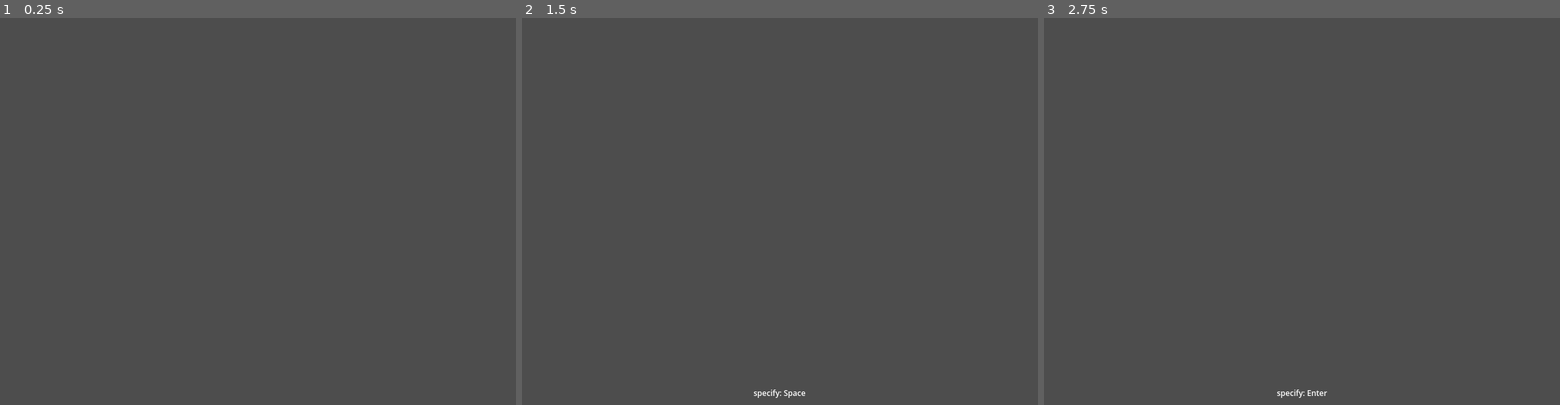
Above: before the commit, frames 1-3 (left to right).
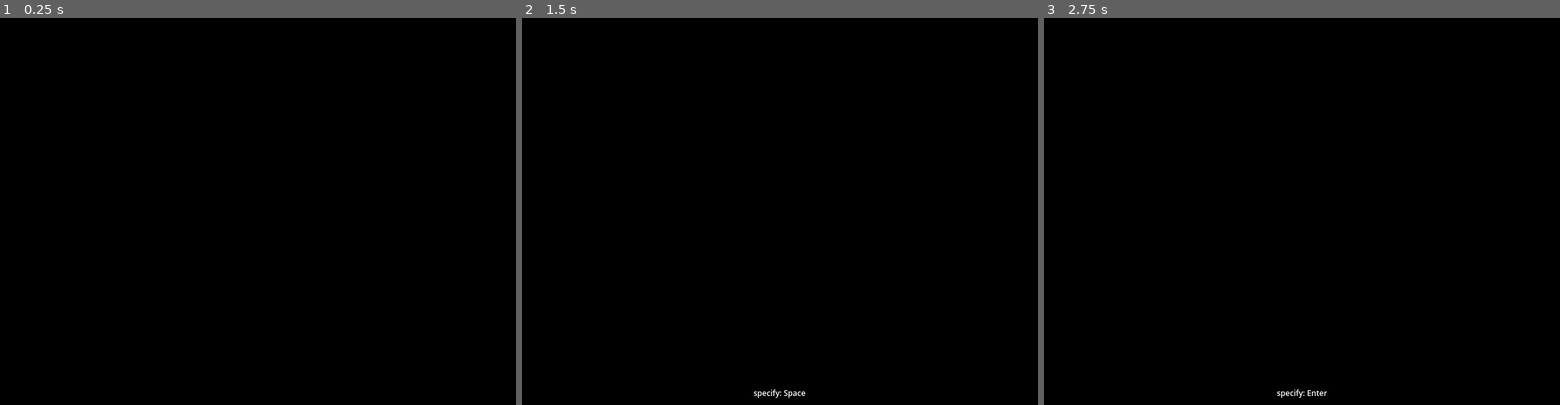
Above: after the commit, the same moments.

Repository: toteki/ngn
Game: Godot game, scene res://Canon/Root/root.tscn
Same seed, same stepped clock (60 frames per second), same inputs: the game is played once before the commit and once after it. Before the commit the project starts from res://Canon/root.tscn.
Inputs:
- Up to frame 1 (0.25 s): no input
- Up to frame 2 (1.5 s): tap Enter at 0.5 s; tap Space at 1.25 s
- Up to frame 3 (2.75 s): tap Enter at 2 s

The runs differ from the first frame. In frame 1, 100% of the frame differs, in the area x 0-100%, y 0-100%; in frame 2, 100%; in frame 3, 100%.

Commit message:
Reorganize

Diff:
--- a/Canon/Formal/jabberwocky.gd
+++ /dev/null
@@ -1,35 +0,0 @@
-extends Label
-
-# On Creation
-
-func _ready() -> void:
-	text = "" # Hide
-	God.jabber.connect(jabber) # Listen
-	God.orient.connect(orient)
-	God.quantify.connect(quantify)
-	God.specify.connect(specify)
-
-# Main Workings
-
-func speak(s:String) -> void:
-	text = s
-	if God.decisions.jabberwockyDev:
-		print(s)
-
-# Individual Signal Listeners  (If you want to log them)
-
-func jabber(detail:int, txt:String) -> void:
-	if detail <= God.decisions.jabberwockyDetail:
-		speak(txt)
-
-func orient(arrow:String) -> void:
-	if God.decisions.jabberwockyDetail >= God.decisions.jabberwockyOrientDetail:
-		speak("orient: " + arrow)
-
-func specify(key:String) -> void:
-	if God.decisions.jabberwockyDetail >= God.decisions.jabberwockySpecifyDetail:
-		speak("specify: " + key)
-
-func quantify(num:int) -> void:
-	if God.decisions.jabberwockyDetail >= God.decisions.jabberwockyOrientDetail:
-		speak("quantify: " + str(num))
--- /dev/null
+++ b/Canon/God/decisions.gd
@@ -0,0 +1,15 @@
+class_name Decisions extends Node
+
+# Settings object. Use the one stored in God.decisions
+
+# Range 0-9, with 9 being mute. How concise is the main log?
+var jabberwockyFilter:int = 3
+
+# Toggle. Do logs also go to console?
+var jabberwockyDev:bool = true
+
+# How important does jabberwocky think each of these signals is?
+var jabberwockyLvInput:int = 2
+var jabberwockyLvOrient:int = 3
+var jabberwockyLvQuantify:int = 3
+var jabberwockyLvSpecify:int = 3
--- a/Canon/Ideal/god.gd
+++ b/Canon/God/god.gd
@@ -2,14 +2,18 @@
 # God is the project's main Autoload script.
 # Project Settings > Globals > Autoload
 
-var decisions:Decisions = Decisions.new() # Load settings
+# Load settings (Desisions.gd) which can be accessed as God.Decisions
+var decisions:Decisions = Decisions.new()
 
-signal jabber(detail: int,text:String) # Log
+# Create a new log signal. Loggers (like Jabberwocky.gd) connect to this.
+signal jabber(detail: int,text:String)
 
+# Create signals for key presses. Many things might connect to these.
 signal orient(key:String) # Arrows
 signal quantify(key:int) # Numbers
 signal specify(key:String) # Special
 
+# Listen for input events from Godot and turn them into God's signals.
 func _input(event:InputEvent) -> void:
 	# Really any node can listen, but we want
 	# to make signals and filter out nonsense
--- a/Canon/Ideal/decisions.gd
+++ /dev/null
@@ -1,15 +0,0 @@
-class_name Decisions extends Node
-
-# Settings object. Use the one stored in God.decisions
-
-# Range 0-9, with 0 being mute. How talkative is the main log?
-var jabberwockyDetail:int = 7
-
-# Toggle. Do logs also go to console?
-var jabberwockyDev:bool = true
-
-# How pedantic does jebberwocky think each of these signals is?
-var jabberwockyInputDetail:int = 8
-var jabberwockyOrientDetail:int = 7
-var jabberwockyQuantifyDetail:int = 7
-var jabberwockySpecifyDetail:int = 7
--- /dev/null
+++ b/Canon/Jabberwocky/jabberwocky.gd
@@ -0,0 +1,34 @@
+extends Label
+
+func _ready() -> void:
+	text = ""
+	# As a logger, Jabberwocky listens to a lot of signal types
+	God.jabber.connect(jabber)
+	God.orient.connect(orient)
+	God.quantify.connect(quantify)
+	God.specify.connect(specify)
+
+# Main Functionality
+
+func speak(s:String) -> void:
+	text = s # Modify label text
+	if God.decisions.jabberwockyDev:
+		print(s) # Optional console output
+
+# Individual Signal Listeners
+
+func jabber(detail:int, txt:String) -> void:
+	if detail >= God.decisions.jabberwockyFilter:
+		speak(txt)
+
+func orient(arrow:String) -> void:
+	if God.decisions.jabberwockyLvOrient >= God.decisions.jabberwockyFilter:
+		speak("orient: " + arrow)
+
+func specify(key:String) -> void:
+	if God.decisions.jabberwockyLvSpecify >= God.decisions.jabberwockyFilter:
+		speak("specify: " + key)
+
+func quantify(num:int) -> void:
+	if God.decisions.jabberwockyLvQuantify >= God.decisions.jabberwockyFilter:
+		speak("quantify: " + str(num))
--- a/Canon/Formal/jabberwocky.tscn
+++ b/Canon/Jabberwocky/jabberwocky.tscn
@@ -1,11 +1,11 @@
 [gd_scene load_steps=3 format=3 uid="uid://823kvmei05g8"]
 
-[ext_resource type="Script" uid="uid://bx0ah8tuqb8g2" path="res://Canon/Formal/jabberwocky.gd" id="1_1ymw1"]
+[ext_resource type="Script" uid="uid://bx0ah8tuqb8g2" path="res://Canon/Jabberwocky/jabberwocky.gd" id="1_1ymw1"]
 
 [sub_resource type="LabelSettings" id="LabelSettings_ic2kv"]
 font_size = 12
 
-[node name="Face" type="Control"]
+[node name="Jabberwocky" type="Control"]
 layout_mode = 3
 anchors_preset = 15
 anchor_right = 1.0
--- /dev/null
+++ b/Canon/Root/root.tscn
@@ -0,0 +1,36 @@
+[gd_scene load_steps=2 format=3 uid="uid://cdtf3qxi8vjt"]
+
+[ext_resource type="PackedScene" uid="uid://823kvmei05g8" path="res://Canon/Jabberwocky/jabberwocky.tscn" id="1_rijc2"]
+
+[node name="Root" type="Control"]
+layout_mode = 3
+anchors_preset = 15
+anchor_right = 1.0
+anchor_bottom = 1.0
+grow_horizontal = 2
+grow_vertical = 2
+
+[node name="Blue" type="ColorRect" parent="."]
+layout_mode = 1
+anchors_preset = -1
+anchor_right = 1.0
+anchor_bottom = 1.0
+offset_left = -20.0
+offset_top = -20.0
+offset_right = 20.0
+offset_bottom = 20.0
+grow_horizontal = 2
+grow_vertical = 2
+color = Color(0, 0, 1, 1)
+
+[node name="Black" type="ColorRect" parent="."]
+layout_mode = 1
+anchors_preset = 15
+anchor_right = 1.0
+anchor_bottom = 1.0
+grow_horizontal = 2
+grow_vertical = 2
+color = Color(0, 0, 0, 1)
+
+[node name="Jabberwocky" parent="." instance=ExtResource("1_rijc2")]
+layout_mode = 1
--- a/Canon/root.tscn
+++ /dev/null
@@ -1,14 +0,0 @@
-[gd_scene load_steps=2 format=3 uid="uid://cdtf3qxi8vjt"]
-
-[ext_resource type="PackedScene" uid="uid://823kvmei05g8" path="res://Canon/Formal/jabberwocky.tscn" id="1_664rj"]
-
-[node name="Root" type="Control"]
-layout_mode = 3
-anchors_preset = 15
-anchor_right = 1.0
-anchor_bottom = 1.0
-grow_horizontal = 2
-grow_vertical = 2
-
-[node name="Jabberwocky" parent="." instance=ExtResource("1_664rj")]
-layout_mode = 1
--- a/Scrap/btnof10.tscn
+++ /dev/null
@@ -1,15 +0,0 @@
-[gd_scene format=3 uid="uid://pnj65b5fe8o1"]
-
-[node name="Button" type="Button"]
-anchors_preset = -1
-anchor_right = 0.1
-anchor_bottom = 0.1
-text = "Button"
-
-[node name="ColorRect" type="ColorRect" parent="."]
-layout_mode = 1
-anchors_preset = -1
-anchor_right = 0.1
-anchor_bottom = 1.0
-grow_vertical = 2
-color = Color(1, 0, 0, 0.27450982)
--- a/Scrap/icon.svg
+++ /dev/null
@@ -1 +0,0 @@
-<svg xmlns="http://www.w3.org/2000/svg" width="128" height="128"><rect width="124" height="124" x="2" y="2" fill="#363d52" stroke="#212532" stroke-width="4" rx="14"/><g fill="#fff" transform="translate(12.322 12.322)scale(.101)"><path d="M105 673v33q407 354 814 0v-33z"/><path fill="#478cbf" d="m105 673 152 14q12 1 15 14l4 67 132 10 8-61q2-11 15-15h162q13 4 15 15l8 61 132-10 4-67q3-13 15-14l152-14V427q30-39 56-81-35-59-83-108-43 20-82 47-40-37-88-64 7-51 8-102-59-28-123-42-26 43-46 89-49-7-98 0-20-46-46-89-64 14-123 42 1 51 8 102-48 27-88 64-39-27-82-47-48 49-83 108 26 42 56 81zm0 33v39c0 276 813 276 814 0v-39l-134 12-5 69q-2 10-14 13l-162 11q-12 0-16-11l-10-65H446l-10 65q-4 11-16 11l-162-11q-12-3-14-13l-5-69z"/><path d="M483 600c0 34 58 34 58 0v-86c0-34-58-34-58 0z"/><circle cx="725" cy="526" r="90"/><circle cx="299" cy="526" r="90"/></g><g fill="#414042" transform="translate(12.322 12.322)scale(.101)"><circle cx="307" cy="532" r="60"/><circle cx="717" cy="532" r="60"/></g></svg>
--- a/Scrap/logline.tscn
+++ /dev/null
@@ -1,23 +0,0 @@
-[gd_scene format=3 uid="uid://bnwkbqemrjuuk"]
-
-[node name="Log Output" type="Label"]
-anchors_preset = -1
-anchor_left = 0.1
-anchor_top = 1.0
-anchor_right = 0.9
-anchor_bottom = 1.0
-offset_top = -25.0
-grow_horizontal = 2
-grow_vertical = 0
-text = "Log Output"
-horizontal_alignment = 1
-vertical_alignment = 2
-
-[node name="ColorRect" type="ColorRect" parent="."]
-layout_mode = 1
-anchors_preset = 15
-anchor_right = 1.0
-anchor_bottom = 1.0
-grow_horizontal = 2
-grow_vertical = 2
-color = Color(1, 1, 1, 0.09803922)
--- a/Scrap/original10btn.tscn
+++ /dev/null
@@ -1,98 +0,0 @@
-[gd_scene load_steps=3 format=3 uid="uid://bwbi74xb2wxy"]
-
-[ext_resource type="PackedScene" uid="uid://bnwkbqemrjuuk" path="res://Scrap/logline.tscn" id="1_v10j7"]
-[ext_resource type="PackedScene" uid="uid://pnj65b5fe8o1" path="res://Scrap/btnof10.tscn" id="2_hghos"]
-
-[node name="Main" type="Control"]
-layout_mode = 3
-anchors_preset = 15
-anchor_right = 1.0
-anchor_bottom = 1.0
-grow_horizontal = 2
-grow_vertical = 2
-
-[node name="God" type="Node" parent="."]
-
-[node name="Log Output" parent="." instance=ExtResource("1_v10j7")]
-layout_mode = 1
-
-[node name="Button 01" parent="." instance=ExtResource("2_hghos")]
-layout_mode = 1
-anchor_left = 0.01
-anchor_top = 0.01
-anchor_right = 0.09
-anchor_bottom = 0.09
-text = "01"
-
-[node name="Button 02" parent="." instance=ExtResource("2_hghos")]
-layout_mode = 1
-anchor_left = 0.01
-anchor_top = 0.11
-anchor_right = 0.09
-anchor_bottom = 0.19
-text = "02
-"
-
-[node name="Button 03" parent="." instance=ExtResource("2_hghos")]
-layout_mode = 1
-anchor_left = 0.01
-anchor_top = 0.21
-anchor_right = 0.09
-anchor_bottom = 0.29
-text = "03"
-
-[node name="Button 04" parent="." instance=ExtResource("2_hghos")]
-layout_mode = 1
-anchor_left = 0.01
-anchor_top = 0.31
-anchor_right = 0.09
-anchor_bottom = 0.39
-text = "04"
-
-[node name="Button 05" parent="." instance=ExtResource("2_hghos")]
-layout_mode = 1
-anchor_left = 0.01
-anchor_top = 0.41
-anchor_right = 0.09
-anchor_bottom = 0.49
-text = "05"
-
-[node name="Button 06" parent="." instance=ExtResource("2_hghos")]
-layout_mode = 1
-anchor_left = 0.01
-anchor_top = 0.51
-anchor_right = 0.09
-anchor_bottom = 0.59
-text = "06"
-
-[node name="Button 07" parent="." instance=ExtResource("2_hghos")]
-layout_mode = 1
-anchor_left = 0.01
-anchor_top = 0.61
-anchor_right = 0.09
-anchor_bottom = 0.69
-text = "07"
-
-[node name="Button 08" parent="." instance=ExtResource("2_hghos")]
-layout_mode = 1
-anchor_left = 0.01
-anchor_top = 0.71
-anchor_right = 0.09
-anchor_bottom = 0.79
-text = "08"
-
-[node name="Button 09" parent="." instance=ExtResource("2_hghos")]
-layout_mode = 1
-anchor_left = 0.01
-anchor_top = 0.81
-anchor_right = 0.09
-anchor_bottom = 0.89
-text = "09"
-
-[node name="Button 00" parent="." instance=ExtResource("2_hghos")]
-layout_mode = 1
-anchor_left = 0.01
-anchor_top = 0.91
-anchor_right = 0.09
-anchor_bottom = 0.99
-text = "00"
--- a/project.godot
+++ b/project.godot
@@ -13,11 +13,10 @@
 config/name="ngn"
 run/main_scene="uid://cdtf3qxi8vjt"
 config/features=PackedStringArray("4.5", "GL Compatibility")
-config/icon="res://Scrap/icon.svg"
 
 [autoload]
 
-God="*res://Canon/Ideal/god.gd"
+God="*res://Canon/God/god.gd"
 
 [debug]
 
Renamed: Canon/Ideal/commandments.gd -> Canon/God/commandments.gd
Renamed: Canon/Ideal/commandments.gd.uid -> Canon/God/commandments.gd.uid
Renamed: Canon/Ideal/decisions.gd.uid -> Canon/God/decisions.gd.uid
Renamed: Canon/Ideal/god.gd.uid -> Canon/God/god.gd.uid
Renamed: Canon/Formal/jabberwocky.gd.uid -> Canon/Jabberwocky/jabberwocky.gd.uid
Not shown, removed: Scrap/icon.svg.import
